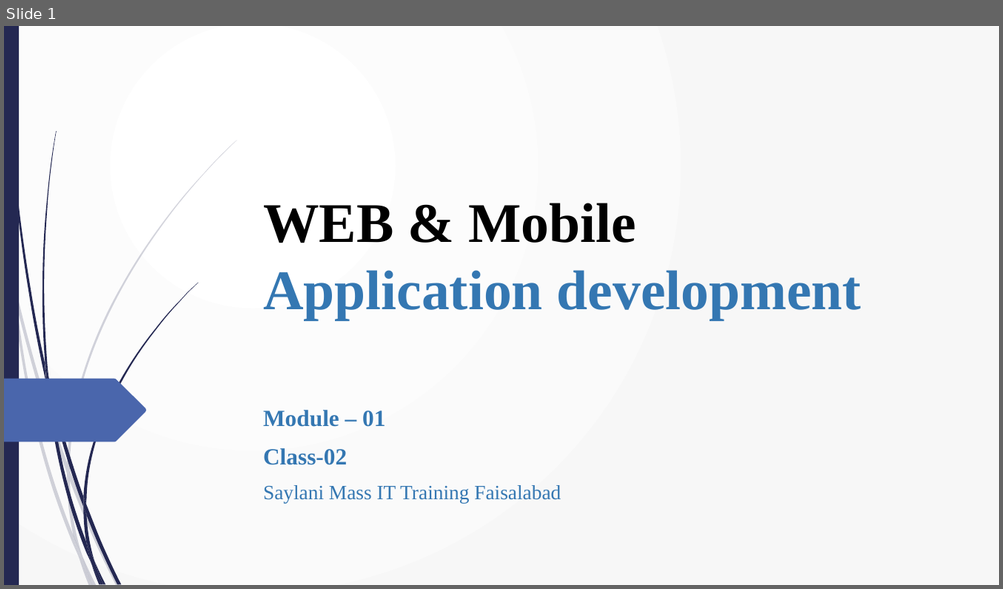
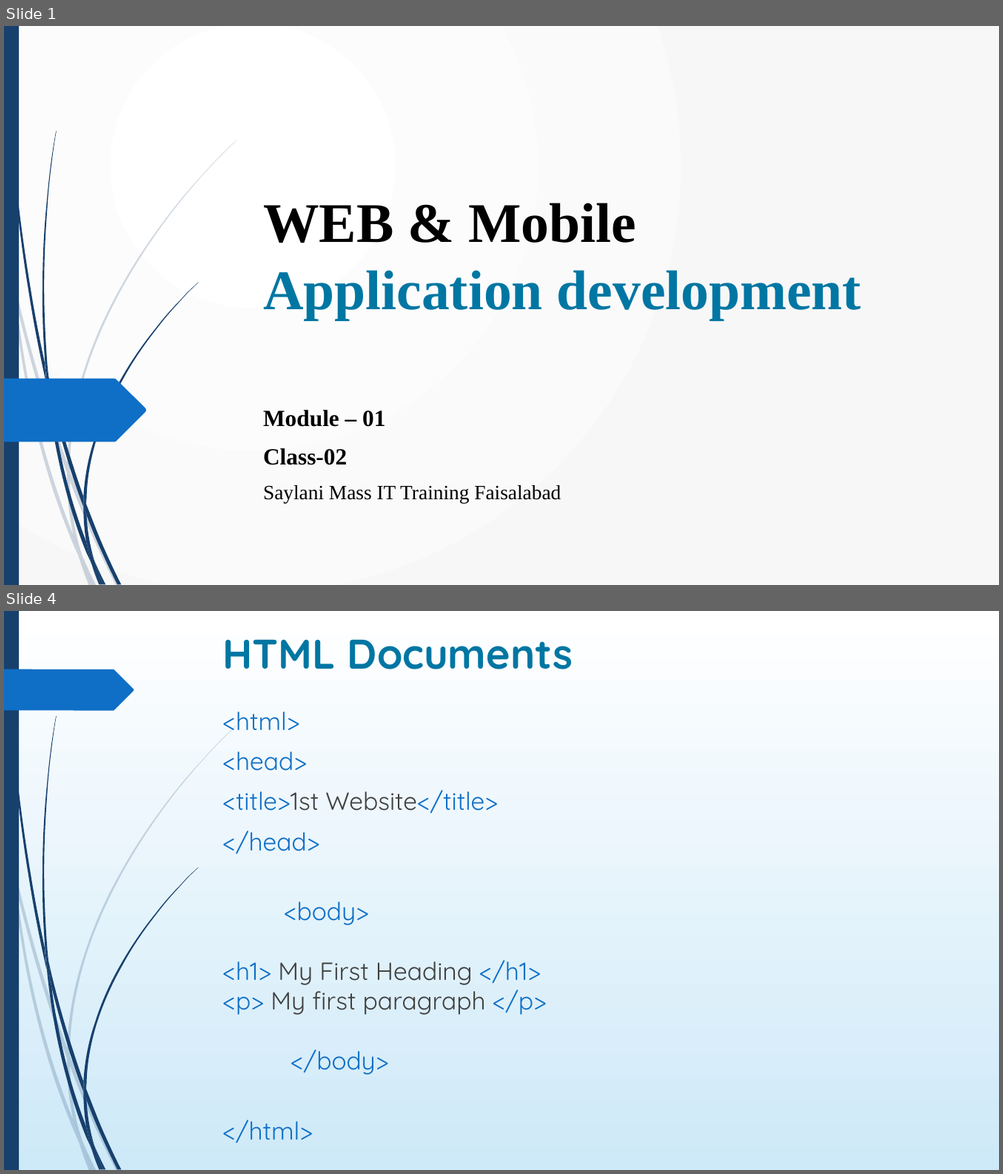
Before and after one commit to umairazmat/SMIT-WMA-6-A, a slide deck: Presentations/HTML Class 02.pptx. Shown one above the other, each under a label of ours: slide 1 before the commit, slides 1 and 4 after it; the slides between them are not shown. The pictures are 1003x589 and 1003x1174 pixels, drawn with LibreOffice and Linux fonts; fonts in the diff are those of the drawing. Boxes give left, top, right and bottom in pixels: in the first picture for what was removed or moved away, otherwise in the second. Text is boxed around its words. In the diff, an @@ line names an element or a change of style, - is before the commit and + after.

Commit message:
class 04

```diff
--- a/Presentations/HTML Class 02.pptx
+++ b/Presentations/HTML Class 02.pptx
@@ slide 4 added at (4, 611, 999, 1170), background gradient #FFFFFF to #CEEAF9; not listed: 23 template elements that a slide beside it also shows @@
@@ title added at (222, 639, 573, 669), 40 pt, text #0076A3, bold @@
+HTML Documents
@@ freeform shape added at (4, 669, 134, 710), fill #0F6FC6 @@
@@ text added at (222, 712, 546, 1075), 24 pt, text #0F6FC6 @@
+<html>
+<head>
+<title>1st Website</title>
+</head>
+<body>
+<h1> My First Heading </h1>
+<p> My first paragraph </p>
+</body>
+</html>
@@ slide 1 changed as well @@
@@ title "WEB & Mobile Application development" at (263, 203, 861, 321): text colour #3477B2 to #0076A3 in "Application development" @@
@@ fill #242852 to #17406D in 13 elements at (6, 26, 46, 385), (48, 378, 83, 507), (86, 504, 121, 585), (46, 382, 91, 565), (95, 562, 106, 585), (45, 361, 52, 403), (83, 283, 198, 504), (91, 565, 101, 585), (83, 507, 94, 562), (83, 497, 86, 515), (86, 542, 103, 585), (4, 26, 19, 585), (42, 131, 57, 378) @@
@@ freeform shape at (4, 379, 147, 443): fill #4A66AC to #0F6FC6 @@
@@ subtitle "Module – 01" at (263, 410, 560, 503): text colour #3477B2 to #000000 @@
@@ fill #242852 at 20% opacity to #17406D at 20% opacity in 10 elements at (4, 236, 12, 287), (14, 284, 68, 473), (70, 471, 119, 585), (82, 557, 96, 585), (12, 287, 79, 559), (67, 473, 82, 557), (68, 140, 237, 471), (79, 559, 93, 585), (67, 463, 70, 481), (74, 536, 93, 585) @@
```
Also in this commit, not shown: 1 other slide changed, 5 other slides added, 5 slides removed, 10 other files.
